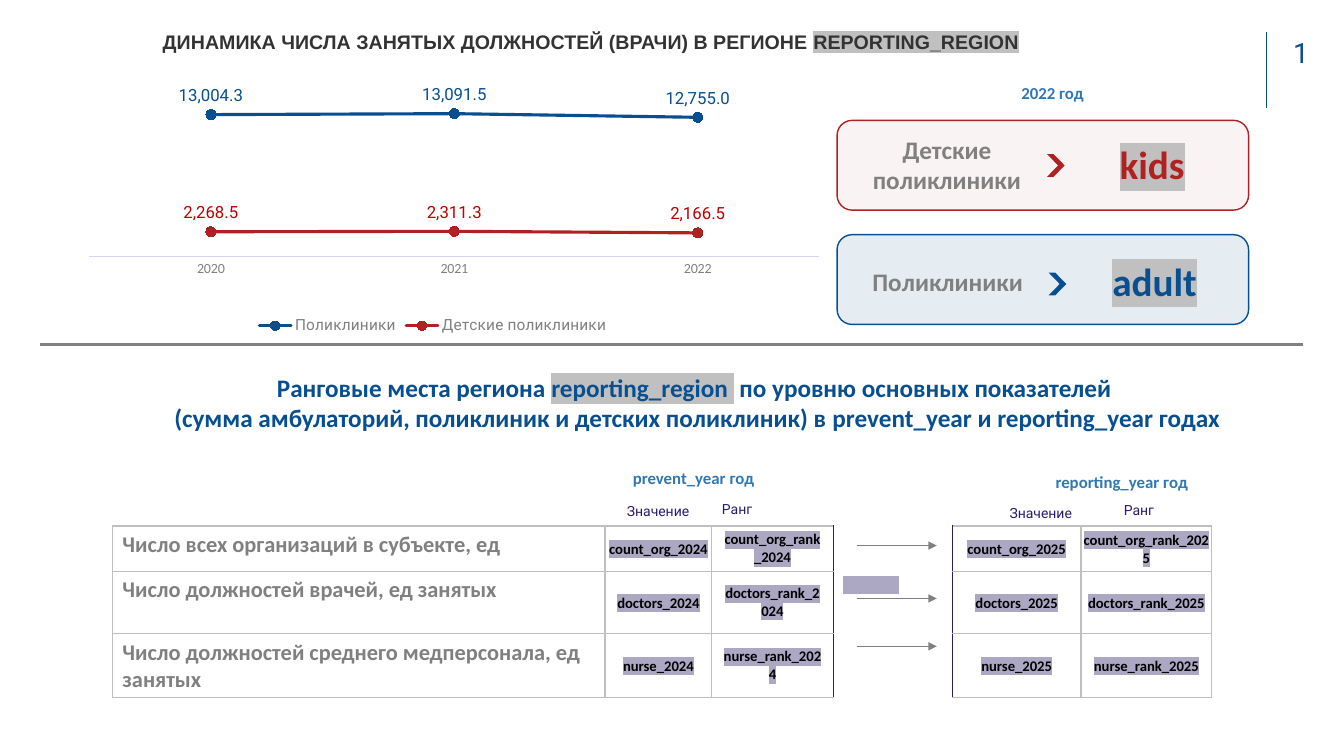
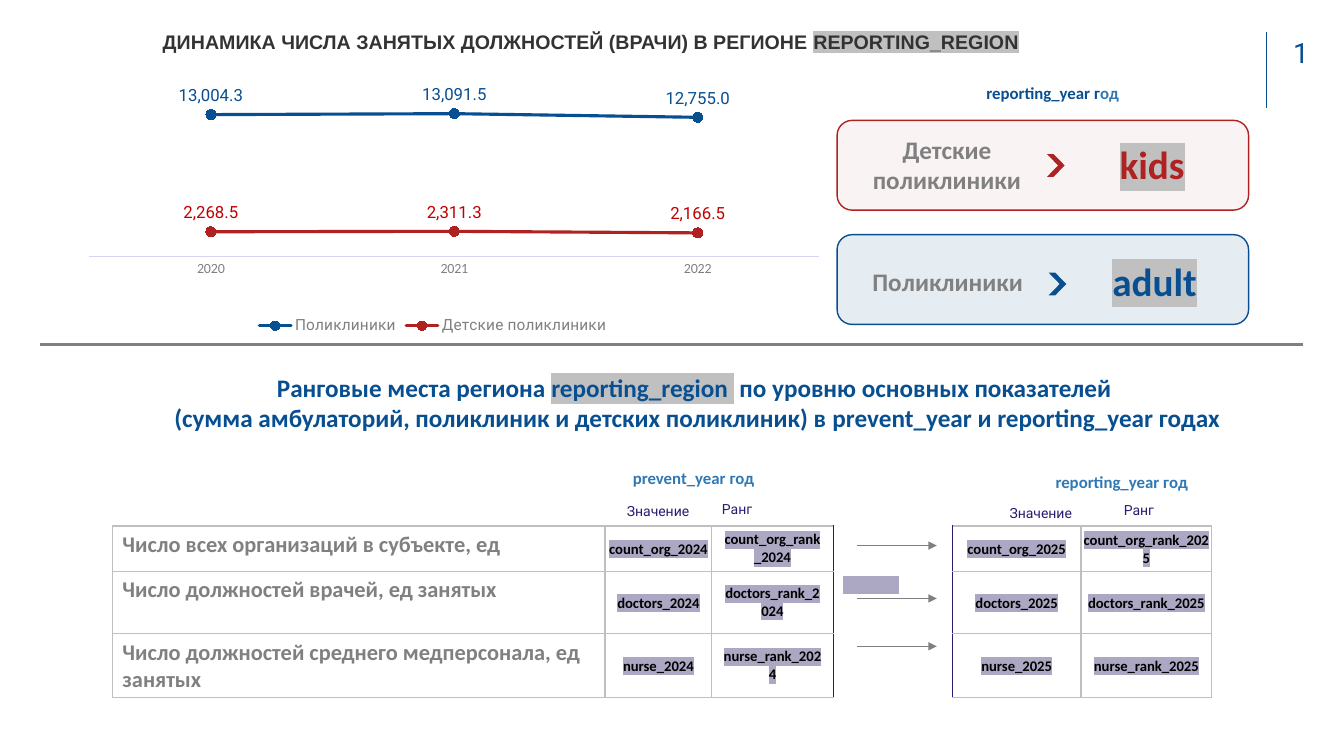
Before and after one commit to daniildotpl/somepowerbi, a slide deck: slide 1 of ishch/template.pptx. Drawn at 1344x756 pixels with LibreOffice and Linux fonts; fonts in the diff are those of the drawing; background and template pictures are left out. Boxes give left, top, right and bottom in pixels: in the first picture for what was removed or moved away, otherwise in the second. Text is boxed around its words. In the diff, an @@ line names an element or a change of style, - is before the commit and + after.

```diff
--- a/ishch/template.pptx
+++ b/ishch/template.pptx
@@ text at (986, 87, 1119, 102): text changed; text colour #3078B4 to #084F91 @@
-2022 год
+reporting_year год
```
Also in this commit, not shown: 9 other files.
